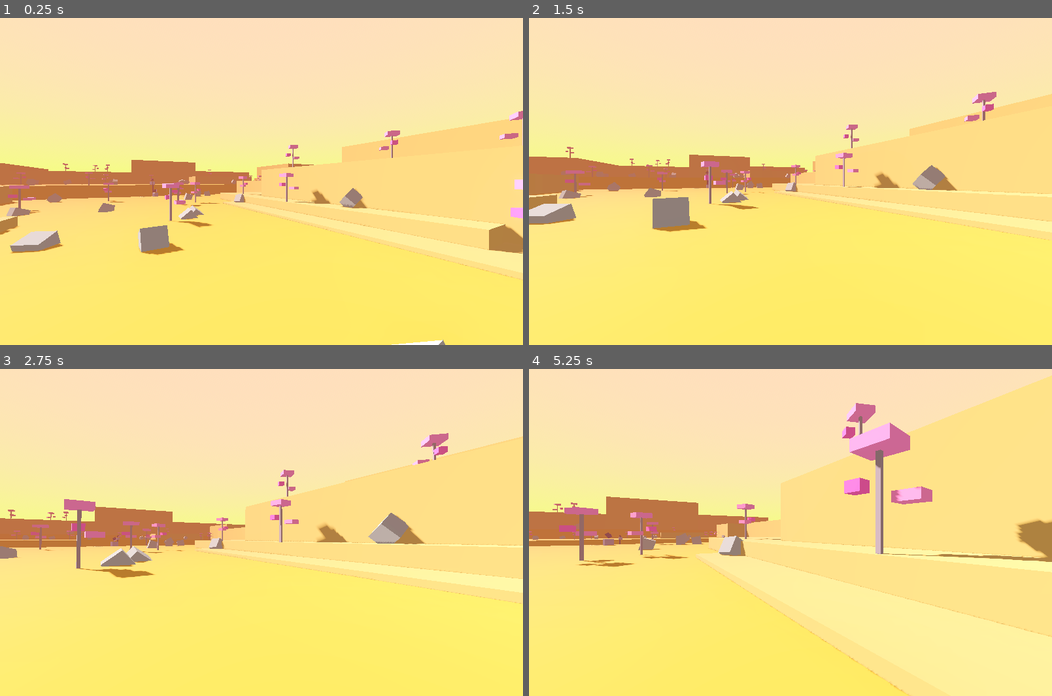
Above: before the commit, frames 1-4 (two rows, left to right).
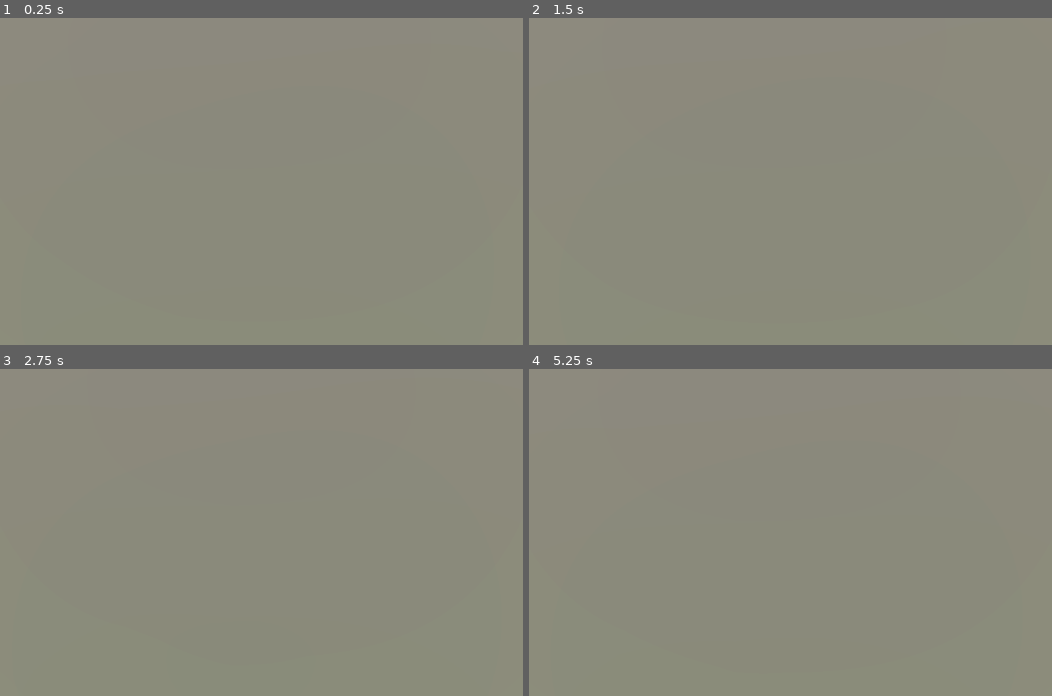
Above: after the commit, the same moments.

Repository: tripodsan/affinitx
Game: Godot game, scene res://scenes/world.tscn
Same seed, same stepped clock (60 frames per second), same inputs: the game is played once before the commit and once after it.
Inputs (mouse positions are in pixels of both pictures, inside the frame that each line leads up to):
- Up to frame 1 (0.25 s): no input
- Up to frame 2 (1.5 s): move the mouse to (816, 181) at 0.52 s; press the mouse at (816, 181) at 0.53 s; hold W (up) from 0.53 s (still down); tap Space (jump) at 0.77 s; move the mouse to (764, 181) at 1.27 s; release the mouse at (764, 181) at 1.28 s; tap Shift (sprint) at 1.35 s
- Up to frame 3 (2.75 s): keep holding W (up); tap Space (jump) at 1.52 s; move the mouse to (271, 525) at 2.02 s; hold E (toggle_scale) from 2.03 s (still down)
- Up to frame 4 (5.25 s): keep holding W (up); move the mouse to (785, 539) at 2.77 s; release E (toggle_scale) at 2.78 s; click (785, 539) at 2.85 s; tap Space (jump) at 3.02, 3.77, 4.52 s; move the mouse to (827, 535) at 3.52 s; hold Shift (sprint) 3.53-4.28 s; move the mouse to (748, 529) at 4.27 s; tap E (toggle_scale) at 4.35 s; move the mouse to (795, 532) at 5.02 s; press the mouse at (795, 532) at 5.03 s

The runs differ from the first frame. In frame 1, 99% of the frame differs, in the area x 0-100%, y 0-100%; in frame 2, 99%; in frame 3, 99%; in frame 4, 100%.

Commit message:
chore: fix

Diff:
--- a/scenes/world.tscn
+++ b/scenes/world.tscn
@@ -11,7 +11,7 @@
 [ext_resource type="Script" path="res://scenes/Pivot.gd" id="6_3tdjl"]
 [ext_resource type="Material" uid="uid://cnoi55366y6uw" path="res://scenes/link1-mat.tres" id="9_3no2e"]
 [ext_resource type="Shader" path="res://scenes/link.gdshader" id="9_ighti"]
-[ext_resource type="Shader" path="res://outline-mobile.gdshader" id="12_uaqgv"]
+[ext_resource type="Shader" path="res://outline-forward.gdshader" id="12_x2din"]
 [ext_resource type="Script" path="res://scripts/postprocessing.gd" id="13_6mo1s"]
 
 [sub_resource type="ProceduralSkyMaterial" id="ProceduralSkyMaterial_p8fit"]
@@ -188,7 +188,7 @@
 
 [sub_resource type="ShaderMaterial" id="ShaderMaterial_qsmm2"]
 render_priority = 0
-shader = ExtResource("12_uaqgv")
+shader = ExtResource("12_x2din")
 shader_parameter/outlineColor = Color(0, 0, 0, 0.627451)
 shader_parameter/depth_threshold = 0.025
 shader_parameter/normal_threshold = 0.5
@@ -840,7 +840,6 @@
 [node name="postprocessing" type="MeshInstance3D" parent="player/head/camera"]
 transform = Transform3D(-1, 0, -8.9407e-08, 0, 1, 0, 8.9407e-08, 0, -1, 3.8147e-06, 0, -0.3209)
 cast_shadow = 0
-extra_cull_margin = 16384.0
 mesh = SubResource("QuadMesh_ffu1k")
 script = ExtResource("13_6mo1s")
 
--- a/scripts/postprocessing.gd
+++ b/scripts/postprocessing.gd
@@ -1,7 +1,4 @@
 extends MeshInstance3D
-
-# can't preload foward shader because it will cause an error on mobile exports
-# var shader:Shader = preload("res://outline-forward.gdshader")
 
 var shader_mobile:Shader = preload("res://outline-mobile.gdshader")
 
@@ -9,9 +6,10 @@
   var method = ProjectSettings.get_setting('rendering/renderer/rendering_method')
   var shader:Shader = shader_mobile
   if method == 'forward_plus':
+    # can't preload foward shader because it will cause an error on mobile exports
     shader = load("res://outline-forward.gdshader")
     print('using normal map based outline shader for ', method)
   else:
     print('using depth based outline shader for ', method)
 
-  get_active_material(0).set_shader(shader_mobile);
+  get_active_material(0).set_shader(shader);
